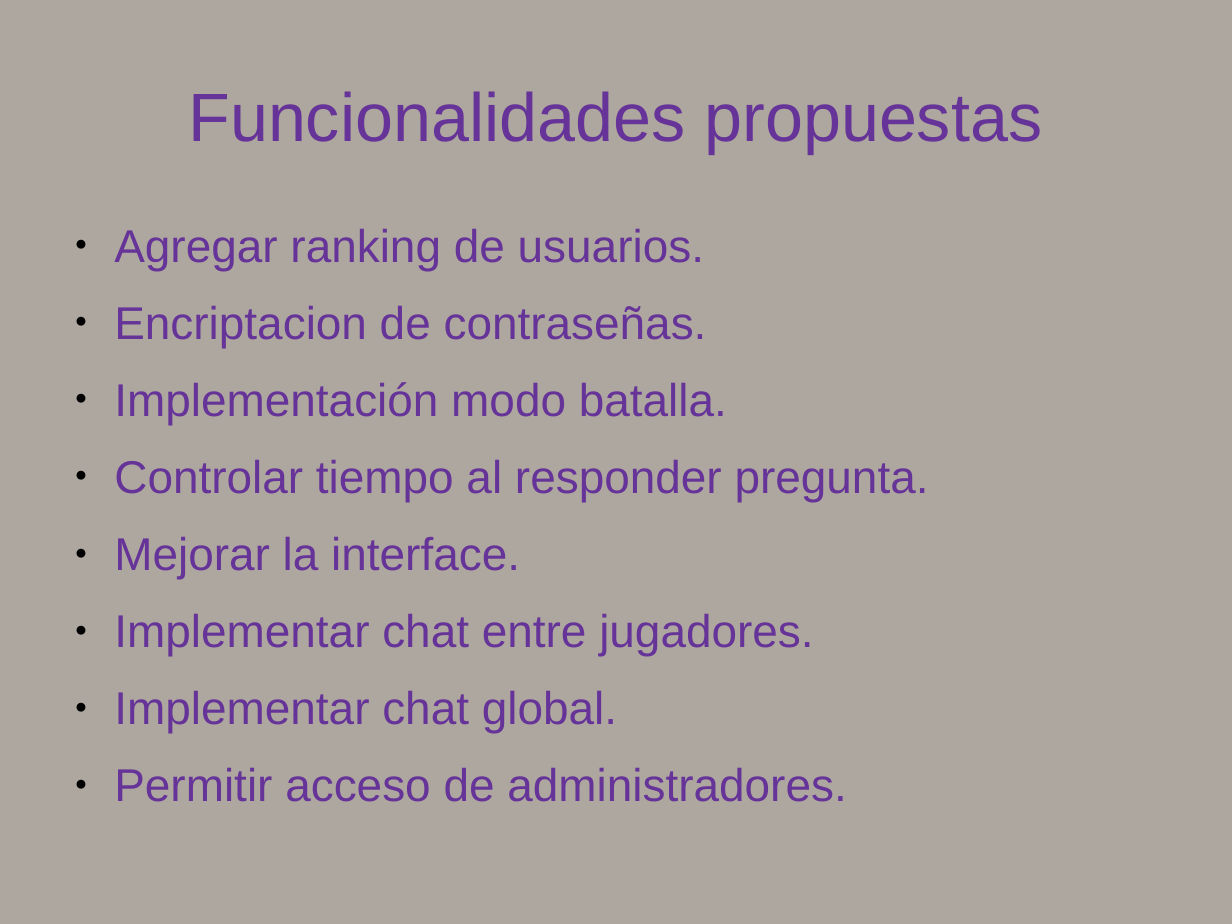
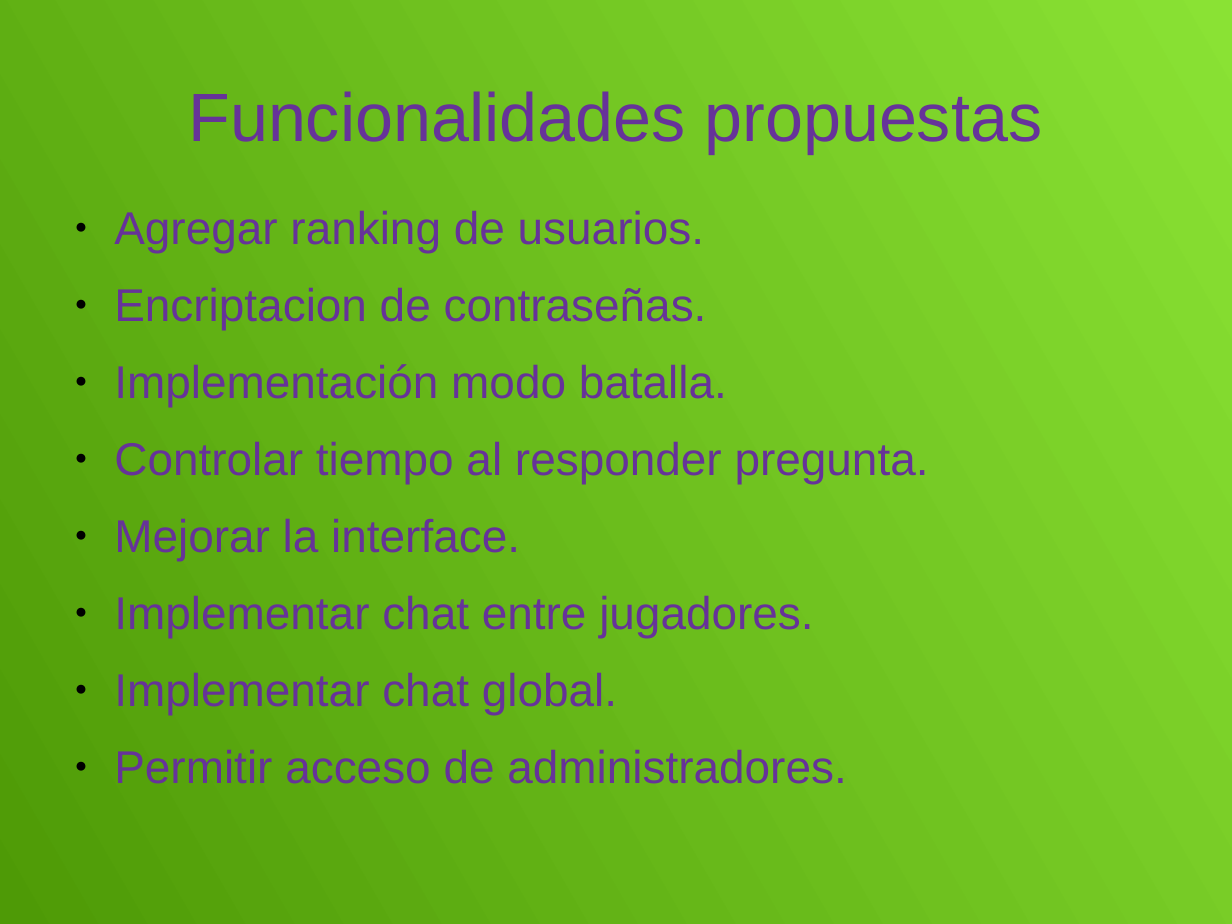
Before and after one commit to Ezex360/ProyectoTrivia, a slide deck: slide 6 of documents/presentacion.odp. Drawn at 1232x924 pixels with LibreOffice and Linux fonts; fonts in the diff are those of the drawing. Boxes give left, top, right and bottom in pixels: in the first picture for what was removed or moved away, otherwise in the second. Text is boxed around its words. In the diff, an @@ line names an element or a change of style, - is before the commit and + after.

```diff
--- a/documents/presentacion.odp
+++ b/documents/presentacion.odp
@@ background #AEA79F to gradient #8AE234 to #4E9A06 @@
@@ text "Agregar ranking de usuarios.": place and size @@
-text "Agregar ranking de usuarios." at <box>114,229,929,802</box>
+text "Agregar ranking de usuarios." at <box>114,211,929,784</box>
```
Also in this commit, not shown: 6 other slides changed, 1 slide added, 1 slide removed, 3 other files.
